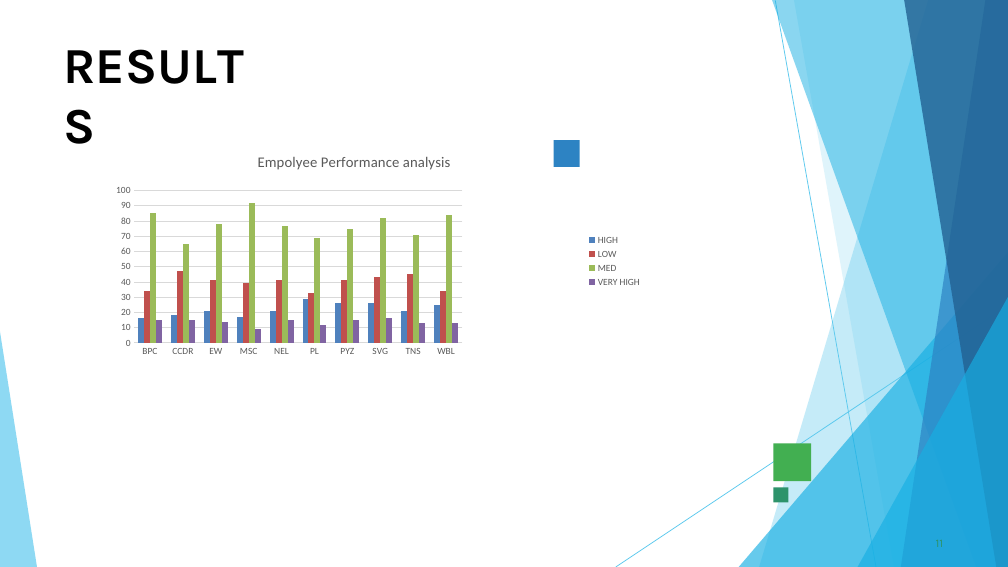
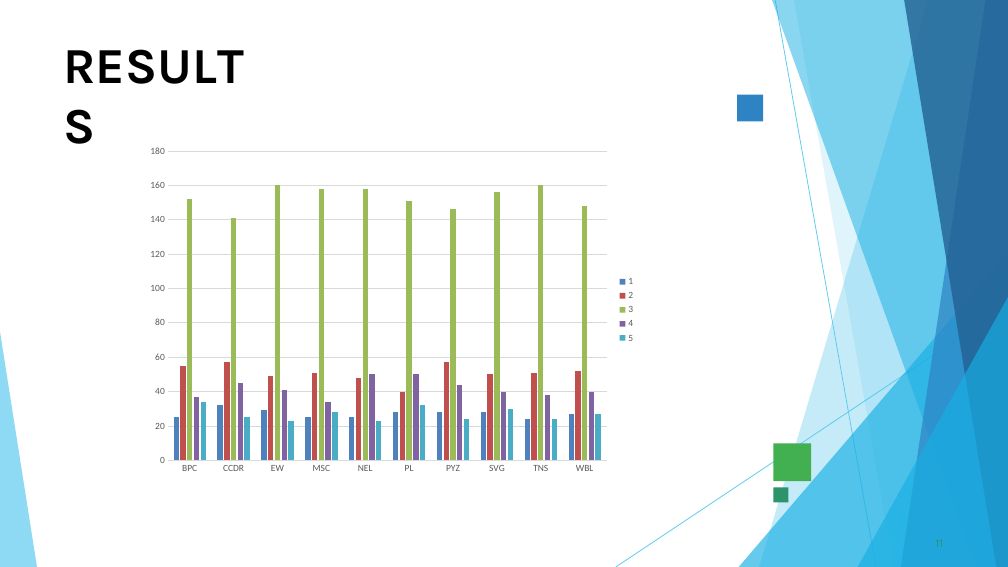
Before and after one commit to dharshini2005mani/TNSDC-DA-, a slide deck: slide 11 of DHARSHINI.pptx. Drawn at 1008x567 pixels with LibreOffice and Linux fonts; fonts in the diff are those of the drawing; background and template pictures are left out. Boxes give left, top, right and bottom in pixels: in the first picture for what was removed or moved away, otherwise in the second. Text is boxed around its words. In the diff, an @@ line names an element or a change of style, - is before the commit and + after.

```diff
--- a/DHARSHINI.pptx
+++ b/DHARSHINI.pptx
@@ freeform shape: place and size @@
-freeform shape at [554, 140, 579, 166]
+freeform shape at [737, 95, 763, 121]
@@ column chart at [141, 138, 643, 481] @@
@@ title "Empolyee Performance analysis  " removed @@
-HIGH: 16, 18, 21, 17, 21, 29, 26, 26, 21, 25
+1: 25, 32, 29, 25, 25, 28, 28, 28, 24, 27
-LOW: 34, 47, 41, 39, 41, 33, 41, 43, 45, 34
+2: 55, 57, 49, 51, 48, 40, 57, 50, 51, 52
-MED: 85, 65, 78, 92, 77, 69, 75, 82, 71, 84
+3: 152, 141, 160, 158, 158, 151, 146, 156, 160, 148
-VERY HIGH: 15, 15, 14, 9, 15, 12, 15, 16, 13, 13
+4: 37, 45, 41, 34, 50, 50, 44, 40, 38, 40
+5: 34, 25, 23, 28, 23, 32, 24, 30, 24, 27
@@ category axis changed @@
@@ bar spacing changed @@
@@ plot area changed @@
@@ column chart: place and size @@
-column chart at [63, 140, 650, 382]
+column chart at [141, 138, 643, 481]
```
Also in this commit, not shown: 1 other file.
